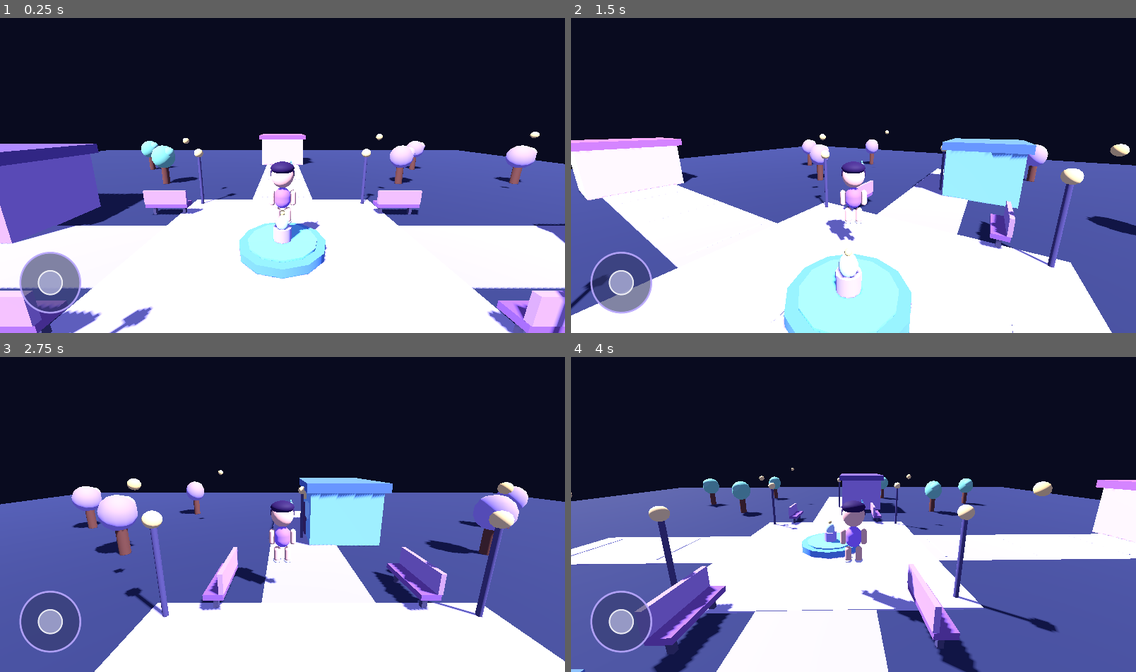
Above: before the commit, frames 1-4 (two rows, left to right).
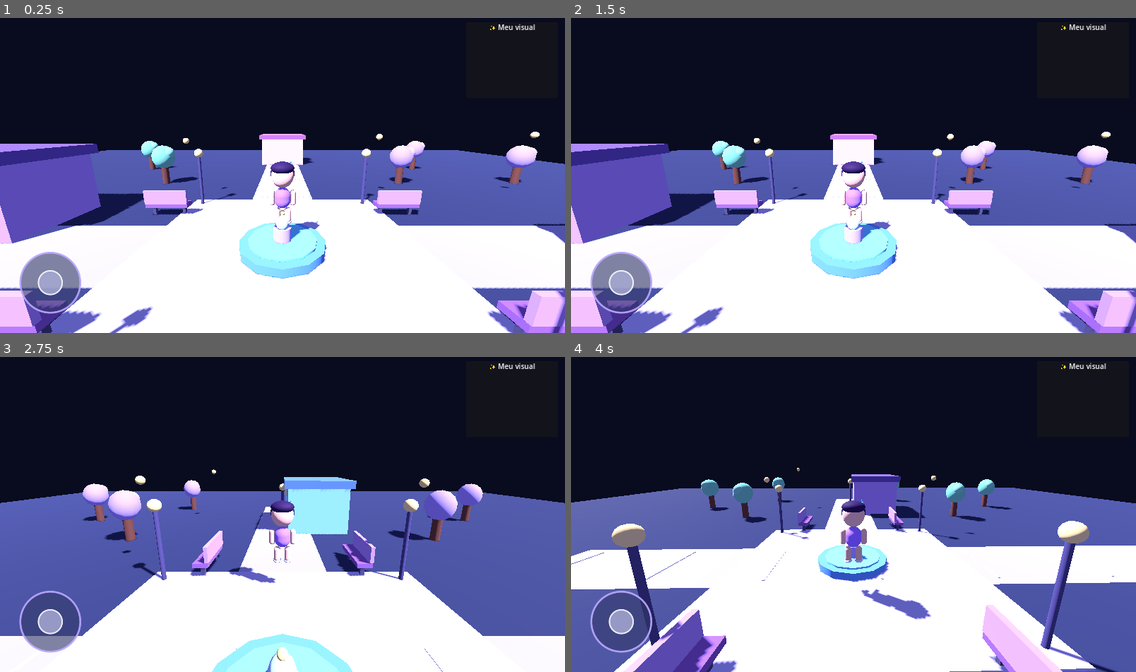
Above: after the commit, the same moments.

Repository: abinndyvictoria-sketch/Universo-Estelar-
Game: Godot game, scene res://scenes/main.tscn
Two runs of this game, one before a commit and one after it. Both use one fixed random seed, a clock stepped at 60 frames per second and the inputs below.
Inputs (mouse positions are in pixels of both pictures, inside the frame that each line leads up to):
- Up to frame 1 (0.25 s): no input
- Up to frame 2 (1.5 s): tap Enter at 0.5 s; drag from (621, 282) to (910, 103) at 0.52 s; drag from (740, 191) to (825, 238) at 1.27 s
- Up to frame 3 (2.75 s): tap Space at 2 s; move the mouse to (339, 442) at 2.02 s; hold Right (ui_right) from 2.03 s (still down)
- Up to frame 4 (4 s): release Right (ui_right) at 2.75 s; drag from (825, 577) to (684, 464) at 2.77 s; tap Enter at 3.5 s; move the mouse to (1023, 561) at 3.52 s; hold Left (ui_left) from 3.53 s (still down)

The runs differ from the first frame. In frame 1, less than 0.1% of the frame differs, in the area x 86-95%, y 1-4%; in frame 2, 31%, in the area x 0-100%, y 1-100%; in frame 3, 19%; in frame 4, 25%.
Error after the commit: Invalid access to property or key 'cycle_hair' on a base object of type 'null instance'. (res://scripts/customization_panel.gd:32)

Commit message:
Connect character customization panel

Diff:
--- a/scenes/main.tscn
+++ b/scenes/main.tscn
@@ -4,6 +4,7 @@
 [ext_resource type="Script" path="res://scripts/virtual_joystick.gd" id="2_joystick"]
 [ext_resource type="Script" path="res://scripts/character_model.gd" id="3_character"]
 [ext_resource type="Script" path="res://scripts/world_builder.gd" id="4_world"]
+[ext_resource type="Script" path="res://scripts/customization_panel.gd" id="5_customization"]
 
 [sub_resource type="Environment" id="Environment_main"]
 background_mode = 1
@@ -90,3 +91,6 @@
 offset_right = 204.0
 offset_bottom = -24.0
 script = ExtResource("2_joystick")
+
+[node name="CustomizationPanel" type="Control" parent="MobileControls"]
+script = ExtResource("5_customization")
